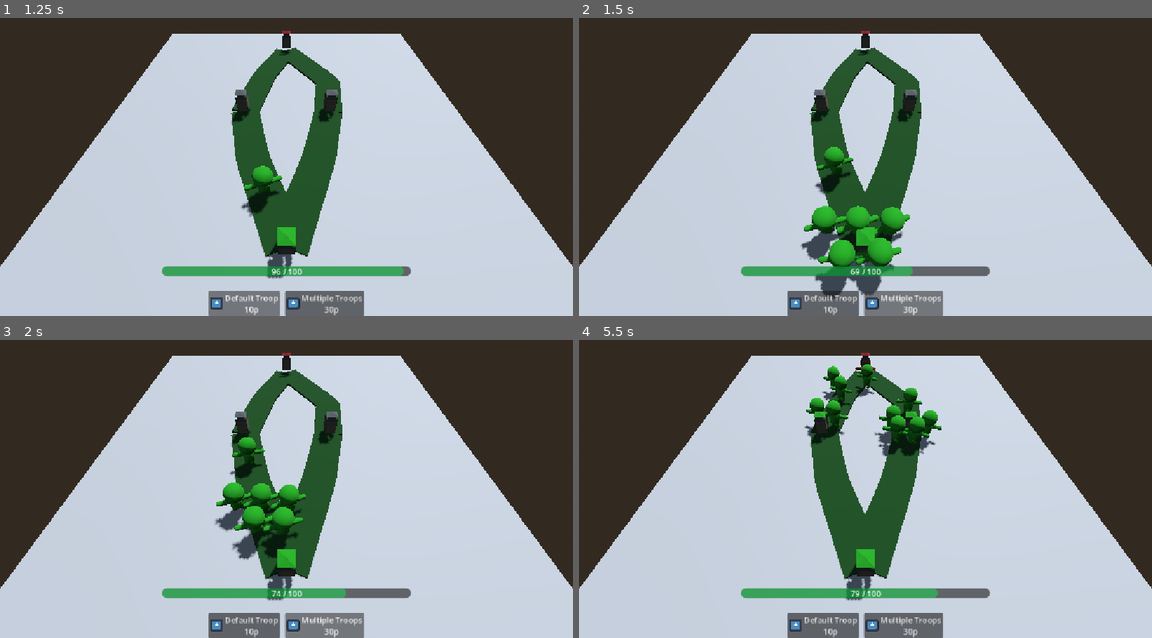
Above: before the commit, frames 1-4 (two rows, left to right).
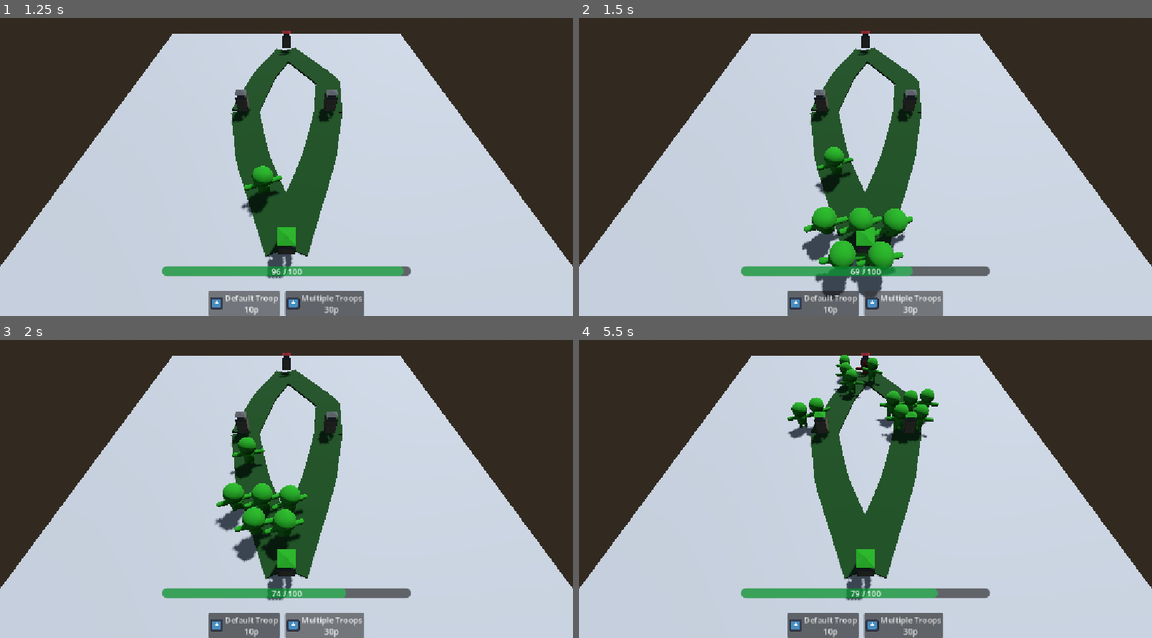
Above: after the commit, the same moments.

Repository: redd096/CrossCommunityGameJam2026
Game: Godot game, scene res://Scenes/game_scene.tscn
Two runs of this game, one before a commit and one after it. Both use one fixed random seed, a clock stepped at 60 frames per second and the inputs below. The engine's default icon, where the game draws it, is replaced by a stand-in: a white triangle on a blue panel in a dark square.
Inputs (mouse positions are in pixels of both pictures, inside the frame that each line leads up to):
- Up to frame 1 (1.25 s): click "Default Troop 10p" at 0.5 s
- Up to frame 2 (1.5 s): click "Multiple Troops 30p" at 1.25 s
- Up to frame 3 (2 s): no input
- Up to frame 4 (5.5 s): move the mouse to (991, 462) at 2.02 s; hold Right (ui_right) 2.03-2.78 s; click (991, 462) at 2.17 s; move the mouse to (750, 491) at 2.77 s; hold Down (ui_down) 2.78-3.53 s; tap Enter (ui_accept) at 3.02, 4.52, 5.27 s; move the mouse to (922, 405) at 3.52 s; hold Right (ui_right) 3.53-4.28 s; move the mouse to (836, 542) at 4.27 s; hold Up (ui_up) 4.28-5.03 s; click (836, 542) at 4.42 s; move the mouse to (1037, 524) at 5.02 s; hold Left (ui_left) from 5.03 s (still down)

Frame 1 is identical in both runs. In frame 2, 1.0% of the frame differs, in the area x 38-59%, y 62-95%; in frame 3, 0.7%; in frame 4, 2.9%, in the area x 36-64%, y 5-40%.

Commit message:
avoidance + fix retry timer

Diff:
--- a/Scenes/Units/default_enemy_unit.tscn
+++ b/Scenes/Units/default_enemy_unit.tscn
@@ -13,6 +13,7 @@
 [ext_resource type="Script" uid="uid://drtpye6leah47" path="res://Scripts/units/enemy/states/enemy_move_state.gd" id="9_sefyy"]
 [ext_resource type="Script" uid="uid://ca31r057haeem" path="res://Scripts/units/enemy/states/enemy_attack_state.gd" id="11_2etww"]
 [ext_resource type="Script" uid="uid://dhp16hhrbb214" path="res://Scripts/units/unit_look_for_targets_component.gd" id="12_rgrbp"]
+[ext_resource type="Script" uid="uid://4bvamn7nj01d" path="res://Scripts/units/enemy/states/enemy_retry_state.gd" id="12_wcexy"]
 
 [sub_resource type="ArrayMesh" id="ArrayMesh_xajy4"]
 resource_name = "Cube_002"
@@ -440,6 +441,10 @@
 shape = SubResource("CapsuleShape3D_xgnhf")
 debug_color = Color(1, 1, 0, 1)
 
+[node name="NavigationAgent3D" type="NavigationAgent3D" parent="." unique_id=1306829517]
+avoidance_enabled = true
+radius = 0.6
+
 [node name="AnimationPlayer" type="AnimationPlayer" parent="." unique_id=1152744125]
 libraries/ = SubResource("AnimationLibrary_n56db")
 
@@ -450,7 +455,7 @@
 
 [node name="Components" type="Node" parent="." unique_id=296473590]
 
-[node name="EnemyStateMachineComponent" type="Node" parent="Components" unique_id=8690698 node_paths=PackedStringArray("movement_component", "look_for_targets_component", "idle_state", "defend_state", "move_state", "attack_state", "unit")]
+[node name="EnemyStateMachineComponent" type="Node" parent="Components" unique_id=8690698 node_paths=PackedStringArray("movement_component", "look_for_targets_component", "idle_state", "defend_state", "move_state", "attack_state", "retry_state", "unit")]
 script = ExtResource("6_aq6a2")
 movement_component = NodePath("../UnitMovementComponent")
 look_for_targets_component = NodePath("../UnitLookForTargetsComponent")
@@ -458,6 +463,7 @@
 defend_state = NodePath("EnemyDefendState")
 move_state = NodePath("EnemyMoveState")
 attack_state = NodePath("EnemyAttackState")
+retry_state = NodePath("EnemyRetryState")
 unit = NodePath("../..")
 metadata/_custom_type_script = "uid://chrgkds1hluam"
 
@@ -477,8 +483,13 @@
 script = ExtResource("11_2etww")
 metadata/_custom_type_script = "uid://ca31r057haeem"
 
-[node name="UnitMovementComponent" type="Node" parent="Components" unique_id=1645899070]
+[node name="EnemyRetryState" type="Node" parent="Components/EnemyStateMachineComponent" unique_id=1281451492]
+script = ExtResource("12_wcexy")
+metadata/_custom_type_script = "uid://4bvamn7nj01d"
+
+[node name="UnitMovementComponent" type="Node" parent="Components" unique_id=1645899070 node_paths=PackedStringArray("avoidance_agent")]
 script = ExtResource("8_l1uh1")
+avoidance_agent = NodePath("../../NavigationAgent3D")
 metadata/_custom_type_script = "uid://cu83wsf0ab2if"
 
 [node name="UnitLookForTargetsComponent" type="Node" parent="Components" unique_id=1292522091 node_paths=PackedStringArray("targets_area")]
--- a/Scenes/Units/default_player_unit.tscn
+++ b/Scenes/Units/default_player_unit.tscn
@@ -11,6 +11,7 @@
 [ext_resource type="Script" uid="uid://dny1axiipwdkv" path="res://Scripts/units/player/states/player_move_state.gd" id="9_x8m7x"]
 [ext_resource type="Script" uid="uid://f34yfutr4twr" path="res://Scripts/units/player/states/player_attack_state.gd" id="10_cyy0d"]
 [ext_resource type="Script" uid="uid://cu83wsf0ab2if" path="res://Scripts/units/unit_movement_component.gd" id="10_yy1rn"]
+[ext_resource type="Script" uid="uid://bslw5qqg70qr1" path="res://Scripts/units/player/states/player_retry_state.gd" id="11_7ojgt"]
 [ext_resource type="Script" uid="uid://dhp16hhrbb214" path="res://Scripts/units/unit_look_for_targets_component.gd" id="11_07own"]
 
 [sub_resource type="ArrayMesh" id="ArrayMesh_xajy4"]
@@ -438,6 +439,10 @@
 shape = SubResource("CapsuleShape3D_xgnhf")
 debug_color = Color(1, 1, 0, 1)
 
+[node name="NavigationAgent3D" type="NavigationAgent3D" parent="." unique_id=1306829517]
+avoidance_enabled = true
+radius = 0.6
+
 [node name="AnimationPlayer" type="AnimationPlayer" parent="." unique_id=1152744125]
 libraries/ = SubResource("AnimationLibrary_n56db")
 
@@ -448,13 +453,14 @@
 
 [node name="Components" type="Node" parent="." unique_id=296473590]
 
-[node name="PlayerStateMachineComponent" type="Node" parent="Components" unique_id=2011216127 node_paths=PackedStringArray("movement_component", "look_for_targets_component", "idle_state", "move_state", "attack_state", "unit")]
+[node name="PlayerStateMachineComponent" type="Node" parent="Components" unique_id=2011216127 node_paths=PackedStringArray("movement_component", "look_for_targets_component", "idle_state", "move_state", "attack_state", "retry_state", "unit")]
 script = ExtResource("7_1rpom")
 movement_component = NodePath("../UnitMovementComponent")
 look_for_targets_component = NodePath("../UnitLookForTargetsComponent")
 idle_state = NodePath("PlayerIdleState")
 move_state = NodePath("UnitMoveState")
 attack_state = NodePath("PlayerAttackState")
+retry_state = NodePath("PlayerRetryState")
 unit = NodePath("../..")
 metadata/_custom_type_script = "uid://baelbbr0ixnlb"
 
@@ -470,8 +476,13 @@
 script = ExtResource("10_cyy0d")
 metadata/_custom_type_script = "uid://f34yfutr4twr"
 
-[node name="UnitMovementComponent" type="Node" parent="Components" unique_id=1645899070]
+[node name="PlayerRetryState" type="Node" parent="Components/PlayerStateMachineComponent" unique_id=435264789]
+script = ExtResource("11_7ojgt")
+metadata/_custom_type_script = "uid://bslw5qqg70qr1"
+
+[node name="UnitMovementComponent" type="Node" parent="Components" unique_id=1645899070 node_paths=PackedStringArray("avoidance_agent")]
 script = ExtResource("10_yy1rn")
+avoidance_agent = NodePath("../../NavigationAgent3D")
 metadata/_custom_type_script = "uid://cu83wsf0ab2if"
 
 [node name="UnitLookForTargetsComponent" type="Node" parent="Components" unique_id=2117138907 node_paths=PackedStringArray("targets_area")]
--- a/Scenes/Units/multiple_player_unit.tscn
+++ b/Scenes/Units/multiple_player_unit.tscn
@@ -12,6 +12,7 @@
 [ext_resource type="Script" uid="uid://cu83wsf0ab2if" path="res://Scripts/units/unit_movement_component.gd" id="10_0rjbd"]
 [ext_resource type="Script" uid="uid://f34yfutr4twr" path="res://Scripts/units/player/states/player_attack_state.gd" id="10_xyfw8"]
 [ext_resource type="Script" uid="uid://dhp16hhrbb214" path="res://Scripts/units/unit_look_for_targets_component.gd" id="11_fqjwx"]
+[ext_resource type="Script" uid="uid://bslw5qqg70qr1" path="res://Scripts/units/player/states/player_retry_state.gd" id="11_ormpf"]
 
 [sub_resource type="ArrayMesh" id="ArrayMesh_xajy4"]
 resource_name = "Cube_002"
@@ -438,6 +439,10 @@
 shape = SubResource("CapsuleShape3D_xgnhf")
 debug_color = Color(1, 1, 0, 1)
 
+[node name="NavigationAgent3D" type="NavigationAgent3D" parent="." unique_id=1306829517]
+avoidance_enabled = true
+radius = 0.6
+
 [node name="AnimationPlayer" type="AnimationPlayer" parent="." unique_id=1152744125]
 libraries/ = SubResource("AnimationLibrary_n56db")
 
@@ -448,13 +453,14 @@
 
 [node name="Components" type="Node" parent="." unique_id=296473590]
 
-[node name="PlayerStateMachineComponent" type="Node" parent="Components" unique_id=2011216127 node_paths=PackedStringArray("movement_component", "look_for_targets_component", "idle_state", "move_state", "attack_state", "unit")]
+[node name="PlayerStateMachineComponent" type="Node" parent="Components" unique_id=2011216127 node_paths=PackedStringArray("movement_component", "look_for_targets_component", "idle_state", "move_state", "attack_state", "retry_state", "unit")]
 script = ExtResource("7_f4d1o")
 movement_component = NodePath("../UnitMovementComponent")
 look_for_targets_component = NodePath("../UnitLookForTargetsComponent")
 idle_state = NodePath("PlayerIdleState")
 move_state = NodePath("UnitMoveState")
 attack_state = NodePath("PlayerAttackState")
+retry_state = NodePath("PlayerRetryState")
 unit = NodePath("../..")
 metadata/_custom_type_script = "uid://baelbbr0ixnlb"
 
@@ -470,8 +476,13 @@
 script = ExtResource("10_xyfw8")
 metadata/_custom_type_script = "uid://f34yfutr4twr"
 
-[node name="UnitMovementComponent" type="Node" parent="Components" unique_id=1645899070]
+[node name="PlayerRetryState" type="Node" parent="Components/PlayerStateMachineComponent" unique_id=167457568]
+script = ExtResource("11_ormpf")
+metadata/_custom_type_script = "uid://bslw5qqg70qr1"
+
+[node name="UnitMovementComponent" type="Node" parent="Components" unique_id=1645899070 node_paths=PackedStringArray("avoidance_agent")]
 script = ExtResource("10_0rjbd")
+avoidance_agent = NodePath("../../NavigationAgent3D")
 speed = 2.5
 metadata/_custom_type_script = "uid://cu83wsf0ab2if"
 
--- a/Scripts/units/enemy/enemy_state_machine_component.gd
+++ b/Scripts/units/enemy/enemy_state_machine_component.gd
@@ -11,6 +11,7 @@
 @export var defend_state: EnemyDefendState
 @export var move_state: EnemyMoveState
 @export var attack_state: EnemyAttackState
+@export var retry_state: EnemyRetryState
 
 
 func setup(map_node: MapNode, slot: Vector2) -> void:
--- a/Scripts/units/enemy/states/enemy_defend_state.gd
+++ b/Scripts/units/enemy/states/enemy_defend_state.gd
@@ -18,8 +18,6 @@
 	# reset values
 	_targets_timer = 0.0
 	_path_timer = 0.0
-	# stay still (nothing calls move_and_slide in this state)
-	sm.unit.velocity = Vector3.ZERO
 
 
 func _physics_process_state(delta: float) -> void:
--- a/Scripts/units/enemy/states/enemy_move_state.gd
+++ b/Scripts/units/enemy/states/enemy_move_state.gd
@@ -2,15 +2,14 @@
 class_name EnemyMoveState
 
 ## Movement State, just move along the path. [br]
-## and check if find enemies or reach the end of the path
+## and check if find enemies or reach the end of the path. [br]
+## Or stuck by other units and give up
 
-@export var check_targets_interval: float = 1.0 ## seconds between checks of Player units in attack range
+@export var check_targets_interval: float = 1.0 ## seconds between checks of targets in attack range
 @export_group("Give Up")
 @export var give_up_time: float = 1.0 ## seconds without getting closer to the path end, before giving up
 @export var min_progress: float = 0.2 ## how much closer we must get to the path end, to reset give_up_time
 @export var give_up_max_distance: float = 3.0 ## give up only this near to the path end, else keep walking (we are just stuck in the crowd)
-
-const DISTANCE_REACH_NODE: float = 0.2
 
 var sm: EnemyStateMachineComponent
 var _targets_timer: float = 0.0
@@ -26,13 +25,12 @@
 	_best_distance = INF
 
 
+func _exit_state() -> void:
+	# stop, so this unit becomes an obstacle for the others
+	sm.movement_component.stop(sm.unit)
+
+
 func _physics_process_state(delta: float) -> void:
-
-	# move along path
-	var path: Path3D = sm.current_map_node.get_path_from_struct(sm.current_struct_path)
-	var move_forward: bool = sm.current_struct_path.move_forward
-	sm.movement_component.move(sm.unit, path, move_forward, sm.formation_slot.x)
-
 	# if find targets, attack
 	_targets_timer += delta
 	if _targets_timer > check_targets_interval:
@@ -41,7 +39,17 @@
 			sm.set_state(sm.attack_state)
 			return
 
-	# check if reach end of the path or give up, to go back to idle
+	# move along path
+	var path: Path3D = sm.current_map_node.get_path_from_struct(sm.current_struct_path)
+	var move_forward: bool = sm.current_struct_path.move_forward
+	var reached_end: bool = sm.movement_component.move(sm.unit, path, move_forward, sm.formation_slot.x)
+
+	# if reached end of our lane, back to idle with new reached node
+	if reached_end:
+		var new_node: MapNode = sm.current_map_node.get_map_node_from_struct(sm.current_struct_path)
+		sm.set_new_node_and_path(new_node, null)
+		sm.set_state(sm.idle_state)
+		return
 
 	# increase "give up timer"
 	_give_up_timer += delta
@@ -51,13 +59,6 @@
 	if distance < _best_distance - min_progress:
 		_best_distance = distance
 		_give_up_timer = 0.0
-	# if reached node, back to idle with new reached node
-	elif distance < DISTANCE_REACH_NODE:
-		var new_node: MapNode = sm.current_map_node.get_map_node_from_struct(sm.current_struct_path)
-		sm.set_new_node_and_path(new_node, null)
-		sm.set_state(sm.idle_state)
-	# else, if "give up timer" is completed, back to idle with new reached node
+	# else, if "give up timer" is completed, stop and wait before retry (we are still on the path)
 	elif _give_up_timer > give_up_time and distance < give_up_max_distance:
-		var new_node: MapNode = sm.current_map_node.get_map_node_from_struct(sm.current_struct_path)
-		sm.set_new_node_and_path(new_node, null)
-		sm.set_state(sm.idle_state)
+		sm.set_state(sm.retry_state)
--- /dev/null
+++ b/Scripts/units/enemy/states/enemy_retry_state.gd
@@ -0,0 +1,36 @@
+extends State
+class_name EnemyRetryState
+
+## Wait few seconds, then retry to move [br]
+## (enter in this state when move give up, because there are other units on the path).
+## NB if there are targets, ignore retry timer and attack
+
+
+@export var check_targets_interval: float = 1.0 ## seconds between checks of targets in attack range
+@export var retry_interval: float = 3.0 ## seconds to stay still because gave up, before try moving again
+
+var sm: EnemyStateMachineComponent
+var _targets_timer: float = 0.0
+var _retry_timer: float = 0.0
+
+
+func _enter_state() -> void:
+	sm = state_machine as EnemyStateMachineComponent
+	# reset values
+	_targets_timer = 0.0
+	_retry_timer = 0.0
+
+
+func _physics_process_state(delta: float) -> void:
+	# if find targets, attack
+	_targets_timer += delta
+	if _targets_timer > check_targets_interval:
+		_targets_timer = 0.0
+		if sm.look_for_targets_component.are_there_targets(OrphanUnit.ECharacterFaction.PLAYER):
+			sm.set_state(sm.attack_state)
+			return
+
+	# if finished retry timer, back to move state
+	_retry_timer += delta
+	if _retry_timer > retry_interval:
+		sm.set_state(sm.move_state)
--- a/Scripts/units/player/player_state_machine_component.gd
+++ b/Scripts/units/player/player_state_machine_component.gd
@@ -10,6 +10,7 @@
 @export var idle_state: PlayerIdleState
 @export var move_state: PlayerMoveState
 @export var attack_state: PlayerAttackState
+@export var retry_state: PlayerRetryState
 
 
 func setup(map_node: MapNode, slot: Vector2) -> void:
--- a/Scripts/units/player/states/player_move_state.gd
+++ b/Scripts/units/player/states/player_move_state.gd
@@ -2,15 +2,14 @@
 class_name PlayerMoveState
 
 ## Movement State, just move along the path. [br]
-## and check if find enemies or reach the end of the path
+## and check if find enemies or reach the end of the path. [br]
+## Or stuck by other units and give up
 
-@export var check_targets_interval: float = 1.0 ## seconds between checks of Player units in attack range
+@export var check_targets_interval: float = 1.0 ## seconds between checks of targets in attack range
 @export_group("Give Up")
 @export var give_up_time: float = 1.0 ## seconds without getting closer to the path end, before giving up
 @export var min_progress: float = 0.2 ## how much closer we must get to the path end, to reset give_up_time
 @export var give_up_max_distance: float = 3.0 ## give up only this near to the path end, else keep walking (we are just stuck in the crowd)
-
-const DISTANCE_REACH_NODE: float = 0.2
 
 var sm: PlayerStateMachineComponent
 var _targets_timer: float = 0.0
@@ -26,12 +25,12 @@
 	_best_distance = INF
 
 
+func _exit_state() -> void:
+	# stop, so this unit becomes an obstacle for the others
+	sm.movement_component.stop(sm.unit)
+
+
 func _physics_process_state(delta: float) -> void:
-	# move along path
-	var path: Path3D = sm.current_map_node.get_path_from_struct(sm.current_struct_path)
-	var move_forward: bool = sm.current_struct_path.move_forward
-	sm.movement_component.move(sm.unit, path, move_forward, sm.formation_slot.x)
-
 	# if find targets, attack
 	_targets_timer += delta
 	if _targets_timer > check_targets_interval:
@@ -40,7 +39,17 @@
 			sm.set_state(sm.attack_state)
 			return
 
-	# check if reach end of the path or give up, to go back to idle
+	# move along path
+	var path: Path3D = sm.current_map_node.get_path_from_struct(sm.current_struct_path)
+	var move_forward: bool = sm.current_struct_path.move_forward
+	var reached_end: bool = sm.movement_component.move(sm.unit, path, move_forward, sm.formation_slot.x)
+
+	# if reached end of our lane, back to idle with new reached node
+	if reached_end:
+		var new_node: MapNode = sm.current_map_node.get_map_node_from_struct(sm.current_struct_path)
+		sm.set_new_node_and_path(new_node, null)
+		sm.set_state(sm.idle_state)
+		return
 
 	# increase "give up timer"
 	_give_up_timer += delta
@@ -50,13 +59,6 @@
 	if distance < _best_distance - min_progress:
 		_best_distance = distance
 		_give_up_timer = 0.0
-	# if reached node, back to idle with new reached node
-	elif distance < DISTANCE_REACH_NODE:
-		var new_node: MapNode = sm.current_map_node.get_map_node_from_struct(sm.current_struct_path)
-		sm.set_new_node_and_path(new_node, null)
-		sm.set_state(sm.idle_state)
-	# else, if "give up timer" is completed, back to idle with new reached node
+	# else, if "give up timer" is completed, stop and wait before retry (we are still on the path)
 	elif _give_up_timer > give_up_time and distance < give_up_max_distance:
-		var new_node: MapNode = sm.current_map_node.get_map_node_from_struct(sm.current_struct_path)
-		sm.set_new_node_and_path(new_node, null)
-		sm.set_state(sm.idle_state)
+		sm.set_state(sm.retry_state)
--- /dev/null
+++ b/Scripts/units/player/states/player_retry_state.gd
@@ -0,0 +1,36 @@
+extends State
+class_name PlayerRetryState
+
+## Wait few seconds, then retry to move [br]
+## (enter in this state when move give up, because there are other units on the path).
+## NB if there are targets, ignore retry timer and attack
+
+
+@export var check_targets_interval: float = 1.0 ## seconds between checks of targets in attack range
+@export var retry_interval: float = 3.0 ## seconds to stay still because gave up, before try moving again
+
+var sm: PlayerStateMachineComponent
+var _targets_timer: float = 0.0
+var _retry_timer: float = 0.0
+
+
+func _enter_state() -> void:
+	sm = state_machine as PlayerStateMachineComponent
+	# reset values
+	_targets_timer = 0.0
+	_retry_timer = 0.0
+
+
+func _physics_process_state(delta: float) -> void:
+	# if find targets, attack
+	_targets_timer += delta
+	if _targets_timer > check_targets_interval:
+		_targets_timer = 0.0
+		if sm.look_for_targets_component.are_there_targets(OrphanUnit.ECharacterFaction.ENEMY):
+			sm.set_state(sm.attack_state)
+			return
+
+	# if finished retry timer, back to move state
+	_retry_timer += delta
+	if _retry_timer > retry_interval:
+		sm.set_state(sm.move_state)
--- a/Scripts/units/unit_movement_component.gd
+++ b/Scripts/units/unit_movement_component.gd
@@ -1,38 +1,55 @@
 extends Node
 class_name UnitMovementComponent
 
-## The character component used to move along path
+## The character component used to move along path. [br]
+## This uses avoidance_agent to avoid the other units
 
+@export var avoidance_agent: NavigationAgent3D ## units avoid each other (RVO avoidance, no navmesh needed)
 @export var speed: float = 5.0
 @export var lookahead: float = 1.5 ## calculate next point by currentPositionOnPath + lookahead
 @export var turn_speed : float = 0.75
 
+# avoidance priority: a stopped unit doesn't move for the moving units
+const MOVING_PRIORITY: float = 0.5
+const STOPPED_PRIORITY: float = 1.0
 
-## Move unit along path [br]
+var _unit: CharacterBody3D ## the unit to move when avoidance_agent returns the safe velocity
+
+
+func _ready() -> void:
+	# register to events
+	avoidance_agent.velocity_computed.connect(_on_velocity_computed)
+	# set default values
+	avoidance_agent.avoidance_priority = STOPPED_PRIORITY
+
+
+## Move unit along path. Call it every physics frame [br]
 ## move_forward: true if move along path, false if move in reverse [br]
-## side_offset: lane to keep along the path (negative = left, positive = right, 0 = center)
-func move(unit: CharacterBody3D, path: Path3D, move_forward: bool, side_offset: float = 0.0) -> void:
+## side_offset: lane to keep along the path (negative = left, positive = right, 0 = center) [br]
+## Return true when the unit reached the end of its lane
+func move(unit: CharacterBody3D, path: Path3D, move_forward: bool, side_offset: float = 0.0) -> bool:
+	_unit = unit
+
 	# move along path by lookahead
 	var lookahead_value: float = lookahead if move_forward else -lookahead
 	var direction := MovementUtilities.get_path_direction(path, unit.global_position, lookahead_value, side_offset)
-	if direction:
-		unit.velocity.x = direction.x * speed
-		unit.velocity.z = direction.z * speed
-	else:
-		unit.velocity.x = move_toward(unit.velocity.x, 0, speed)
-		unit.velocity.z = move_toward(unit.velocity.z, 0, speed)
+	unit.velocity.x = direction.x * speed
+	unit.velocity.z = direction.z * speed
 
-	# rotate towards velocity
-	if (unit.velocity.length() > 0) :
-		var target_basis = Basis.looking_at(unit.velocity)
-		unit.basis = unit.basis.slerp(target_basis, turn_speed)
+	# send the desired velocity to avoidance_agent, the movement happens in _on_velocity_computed
+	avoidance_agent.avoidance_priority = MOVING_PRIORITY
+	NavigationServer3D.agent_set_velocity(avoidance_agent.get_rid(), unit.velocity)
 
-	unit.move_and_slide()
+	# no direction means we reached the end of our lane
+	return direction == Vector3.ZERO
 
 
-## Stop movement
+## Stop movement. The unit becomes an obstacle for the other units
 func stop(unit: CharacterBody3D) -> void:
+	_unit = null
 	unit.velocity = Vector3.ZERO
+	avoidance_agent.avoidance_priority = STOPPED_PRIORITY
+	NavigationServer3D.agent_set_velocity(avoidance_agent.get_rid(), Vector3.ZERO)
 
 
 ## Return distance to start or end path [br]
@@ -43,3 +60,22 @@
 	var to_end: Vector3 = path_pos - unit.global_position
 	to_end.y = 0.0 # ignore y
 	return to_end.length()
+
+
+## Called by the NavigationAgent3D in the same physics frame, with the desired velocity adjusted to avoid the other agents
+func _on_velocity_computed(safe_velocity: Vector3) -> void:
+	# stopped (or never moved): nothing to do
+	if _unit == null:
+		return
+
+	# avoidance works only on the ground plane (XZ), keep Y as it is
+	_unit.velocity.x = safe_velocity.x
+	_unit.velocity.z = safe_velocity.z
+
+	# rotate towards velocity (ignore Y)
+	var flat_velocity := Vector3(_unit.velocity.x, 0.0, _unit.velocity.z)
+	if flat_velocity.length() > 0.01:
+		var target_basis = Basis.looking_at(flat_velocity)
+		_unit.basis = _unit.basis.slerp(target_basis, turn_speed)
+
+	_unit.move_and_slide()
Not shown, added: Scripts/units/enemy/states/enemy_retry_state.gd.uid
Not shown, added: Scripts/units/player/states/player_retry_state.gd.uid
